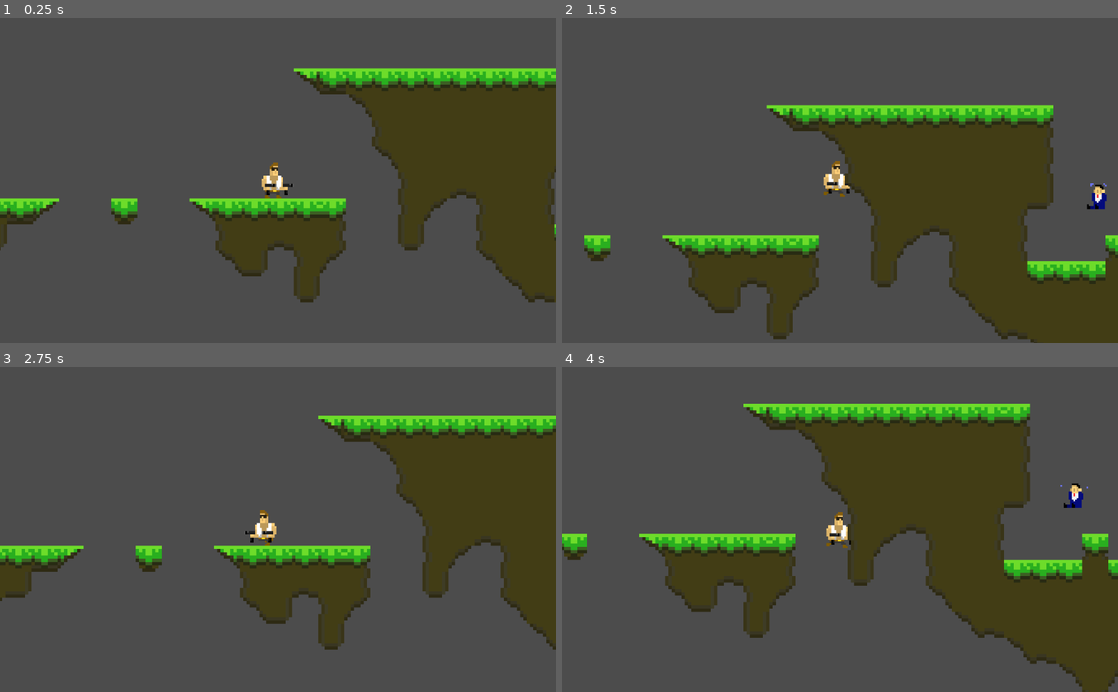
Above: before the commit, frames 1-4 (two rows, left to right).
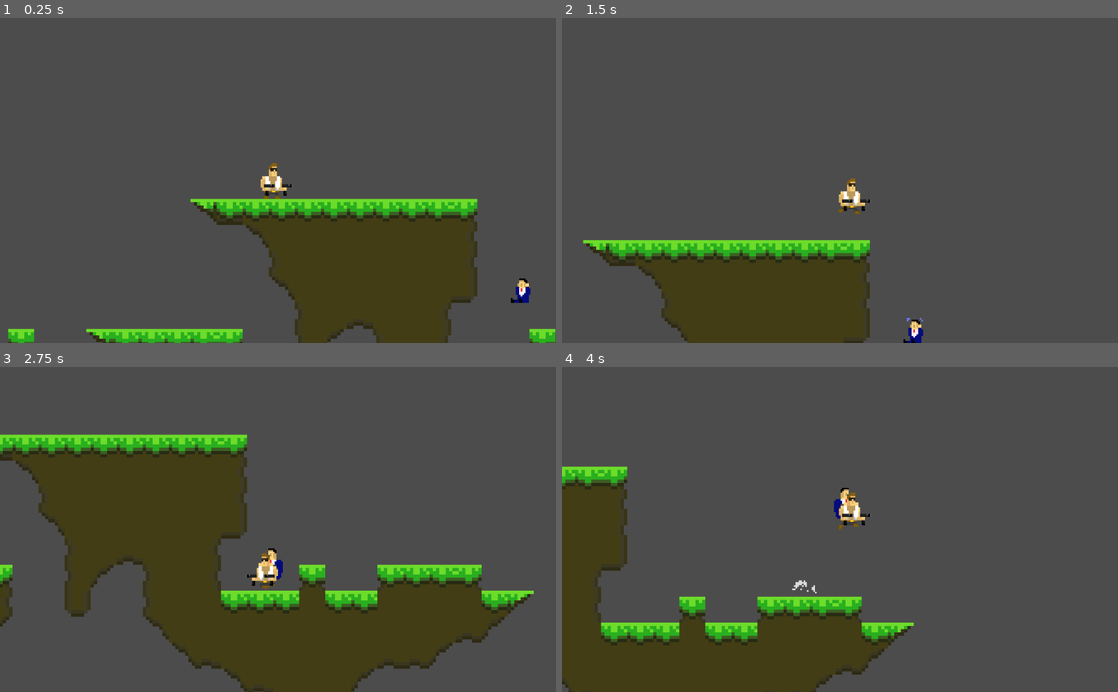
Above: after the commit, the same moments.

Repository: Slimonade1/Eksamensprojekt
Game: Godot game, scene res://Scenes/masterScene.tscn
Two runs of this game, one before a commit and one after it. Both use one fixed random seed, a clock stepped at 60 frames per second and the inputs below. The engine's default icon, where the game draws it, is replaced by a stand-in: a white triangle on a blue panel in a dark square.
Inputs:
- Up to frame 1 (0.25 s): no input
- Up to frame 2 (1.5 s): tap Enter at 0.5 s; hold D (ui_right) from 0.53 s (still down); tap W (ui_up) at 0.77 s
- Up to frame 3 (2.75 s): tap W (ui_up) at 1.52 s; release D (ui_right) at 2.03 s; hold A (ui_left) from 2.03 s (still down)
- Up to frame 4 (4 s): release A (ui_left) at 2.78 s; hold D (ui_right) from 2.78 s (still down); tap W (ui_up) at 3.02, 3.77 s

The runs differ from the first frame. In frame 1, 33% of the frame differs, in the area x 0-100%, y 15-100%; in frame 2, 34%; in frame 3, 52%, in the area x 0-100%, y 14-100%; in frame 4, 50%.

Commit message:
Camera shake, when falling

Diff:
--- a/Scenes/gameScene.tscn
+++ b/Scenes/gameScene.tscn
@@ -599,7 +599,7 @@
 margin_bottom = -708.0
 
 [node name="Player" parent="." instance=ExtResource( 1 )]
-position = Vector2( 499, -461 )
+position = Vector2( 687, -709 )
 
 [node name="Camera2D" type="Camera2D" parent="Player"]
 position = Vector2( 0, 10 )
--- a/Scripts/Camera2D.gd
+++ b/Scripts/Camera2D.gd
@@ -15,6 +15,7 @@
 
 func add_trauma(amount):
 	trauma = min(trauma + amount, 1.0)
+
 
 func _process(delta):
 	if target:
--- a/Scripts/Player.gd
+++ b/Scripts/Player.gd
@@ -5,6 +5,7 @@
 var damage = 1
 var attackSpeed = 2.0
 var health = 5
+var trauma = 0.0
 
 # physics
 var speed = 60
@@ -36,10 +37,19 @@
 	spriteFriend.playing = true
 
 func _physics_process(delta):
+
 	handleMovement(delta)
 
 	if Input.is_action_pressed("ui_shoot") and !cooldown:
 		handleShooting()
+
+	if !is_on_floor() && !is_on_wall():
+		if trauma < 0.2:
+			trauma += 0.03
+		$Camera2D.trauma = trauma
+	else:
+		trauma = -1.3
+		$Camera2D.trauma = 0.0
 
 func handleMovement(delta):
 	#slow stop
